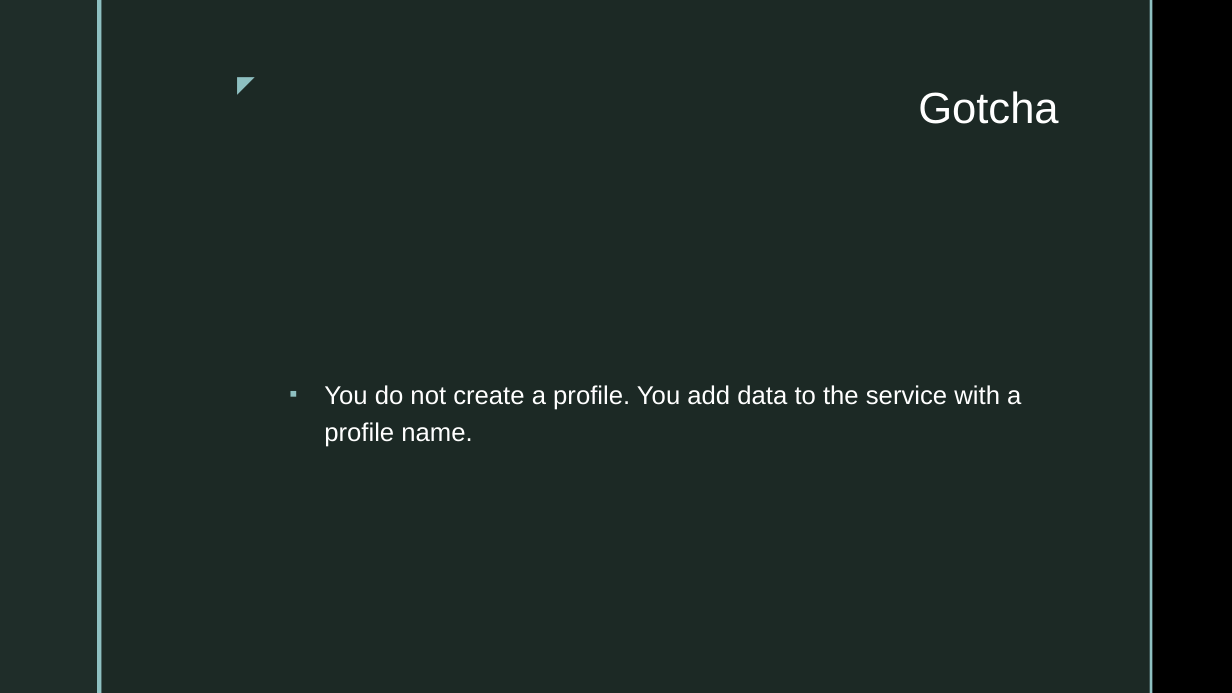
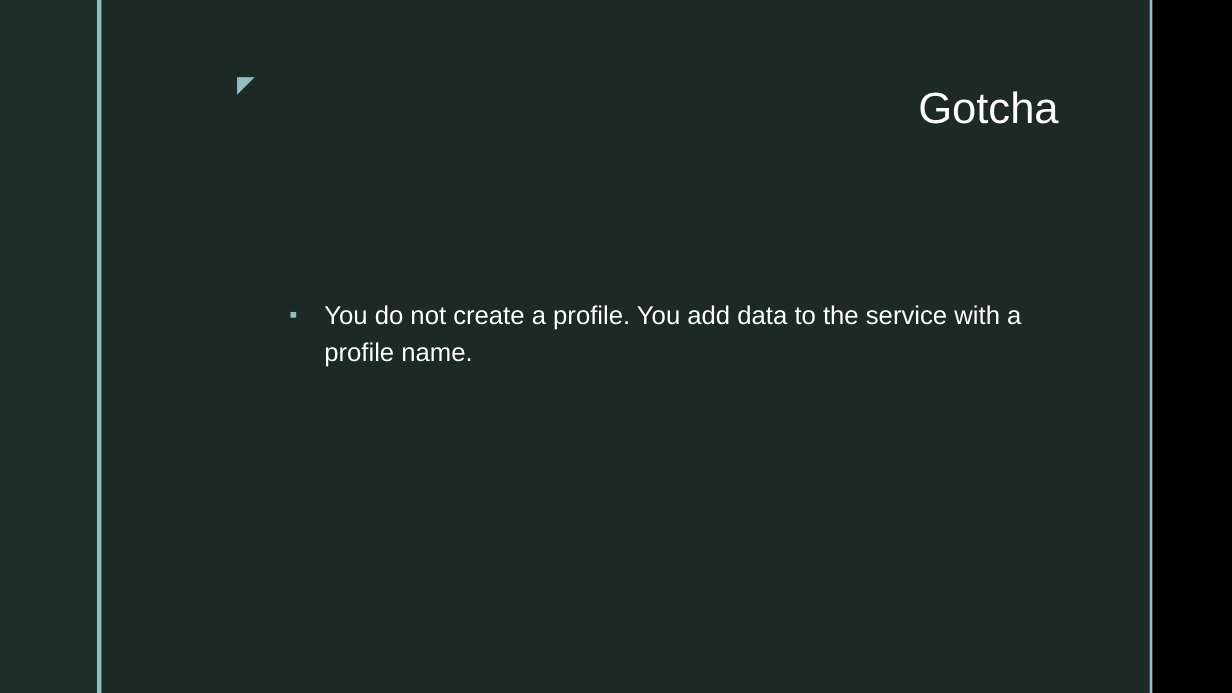
Before and after one commit to smccarthy/profile-service-presentation, a slide deck: slide 10 of profile-service-presentation.pptx (slide 9 before the commit). Drawn at 1232x693 pixels with LibreOffice and Linux fonts; fonts in the diff are those of the drawing; background and template pictures are left out. Boxes give left, top, right and bottom in pixels: in the first picture for what was removed or moved away, otherwise in the second. Text is boxed around its words. In the diff, an @@ line names an element or a change of style, - is before the commit and + after.

```diff
--- a/profile-service-presentation.pptx
+++ b/profile-service-presentation.pptx
@@ text "You do not create a ...": place and size @@
-text "You do not create a ..." at <box>324,385,1021,447</box>
+text "You do not create a ..." at <box>324,305,1021,367</box>
```
Also in this commit, not shown: 4 other slides changed, 1 slide added, 1 other file.
